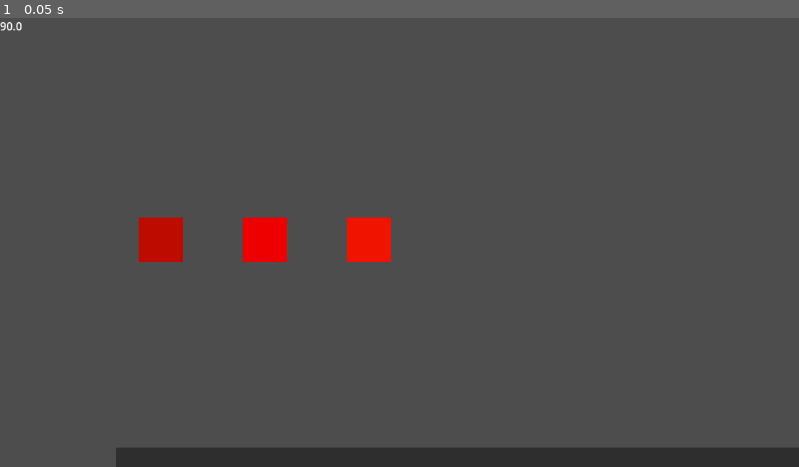
Above: before the commit, frame 1.
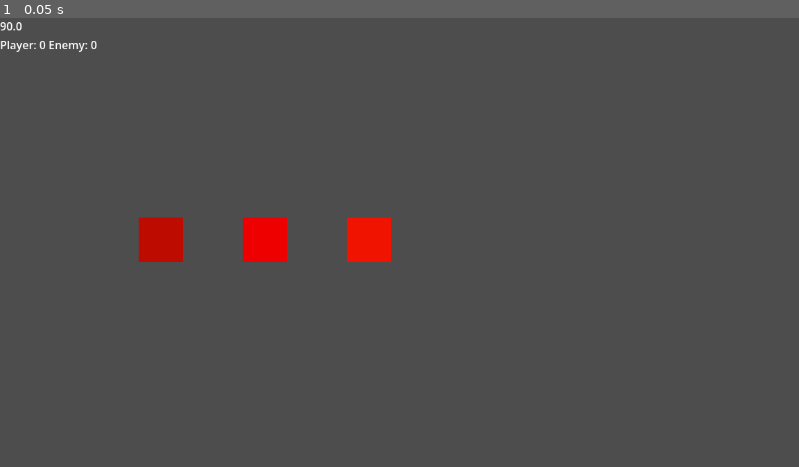
Above: after the commit, the same moment.

Repository: EchoPath-Source/echowars
Game: Godot game, scene res://arena.tscn
Two runs of this game, one before a commit and one after it. Both use one fixed random seed, a clock stepped at 60 frames per second and the inputs below.
Inputs:
- Up to frame 1 (0.05 s): no input

The runs differ from the first frame. In frame 1, 3.7% of the frame differs, in the area x 0-100%, y 5-100%.
Error before the commit: Invalid assignment of property or key 'visible' with value of type 'bool' on a base object of type 'null instance'. (res://scripts/ui/match_hud.gd:13)

Commit message:
Update match_hud.gd
Layer 2: normalize match HUD

Diff:
--- a/scripts/ui/match_hud.gd
+++ b/scripts/ui/match_hud.gd
@@ -1,31 +1,53 @@
-class_name MatchHUD
 extends CanvasLayer
 
-@onready var timer_label = $VBoxContainer/TimerLabel
-@onready var player_crowns = $VBoxContainer/HBoxContainer/PlayerCrowns
-@onready var enemy_crowns = $VBoxContainer/HBoxContainer/EnemyCrowns
-@onready var win_screen = $WinScreen
-@onready var win_label = $WinScreen/WinLabel
+@onready var timer_label = $HUDRoot/VBoxContainer/TimerLabel
+@onready var player_crowns = $HUDRoot/VBoxContainer/HBoxContainer/PlayerCrowns
+@onready var enemy_crowns = $HUDRoot/VBoxContainer/HBoxContainer/EnemyCrowns
+@onready var win_screen = $HUDRoot/WinScreen
+@onready var win_label = $HUDRoot/WinScreen/WinLabel
+
+var resonance_bar: Control = null
 
 func _ready() -> void:
-		GameState.phase_changed.connect(_on_phase_changed)
-		GameState.match_ended.connect(_on_match_ended)
-		win_screen.visible = false  # hidden at start
+	GameState.phase_changed.connect(_on_phase_changed)
+	GameState.match_ended.connect(_on_match_ended)
+
+	win_screen.visible = false
+
+	if has_node("HUDRoot/ResonanceBar"):
+		resonance_bar = $HUDRoot/ResonanceBar
+		ResonanceManager.resonance_changed.connect(_on_resonance_changed)
 
 func _process(_delta: float) -> void:
-					if GameState.current_phase == GameState.Phase.ACTIVE \
-						or GameState.current_phase == GameState.Phase.OVERTIME:
-						var t := GameState.time_remaining
-						var mins := int(t) / 60
-						var secs := int(t) % 60
-						timer_label.text = "%d:%02d" % [mins, secs]
-						player_crowns.text = "Player: %d" % GameState.player_crowns
-						enemy_crowns.txt = "Enemy: %d" % GameState.enemy_crowns
+	if GameState.current_phase != GameState.Phase.ACTIVE \
+	and GameState.current_phase != GameState.Phase.OVERTIME:
+		return
+
+	var t := GameState.time_remaining
+	var mins := int(t) / 60
+	var secs := int(t) % 60
+	timer_label.text = "%d:%02d" % [mins, secs]
+
+	player_crowns.text = "Player: %d" % GameState.player_crowns
+	enemy_crowns.text = "Enemy: %d" % GameState.enemy_crowns
 
 func _on_phase_changed(phase: String) -> void:
 	if phase == "OVERTIME":
 		timer_label.modulate = Color.RED
+	elif phase == "ACTIVE":
+		timer_label.modulate = Color.WHITE
 
 func _on_match_ended(winner: String) -> void:
 	timer_label.text = winner.to_upper() + " WINS"
 	win_label.text = winner.to_upper() + " WINS!"
+	win_screen.visible = true
+
+func _on_resonance_changed(current: float, max_val: float) -> void:
+	if resonance_bar == null:
+		return
+
+	if resonance_bar.has_method("set_value"):
+		resonance_bar.set_value(int((current / max_val) * 100))
+
+	if resonance_bar.has_node("Label"):
+		resonance_bar.get_node("Label").text = "%.1f / %.1f" % [current, max_val]
